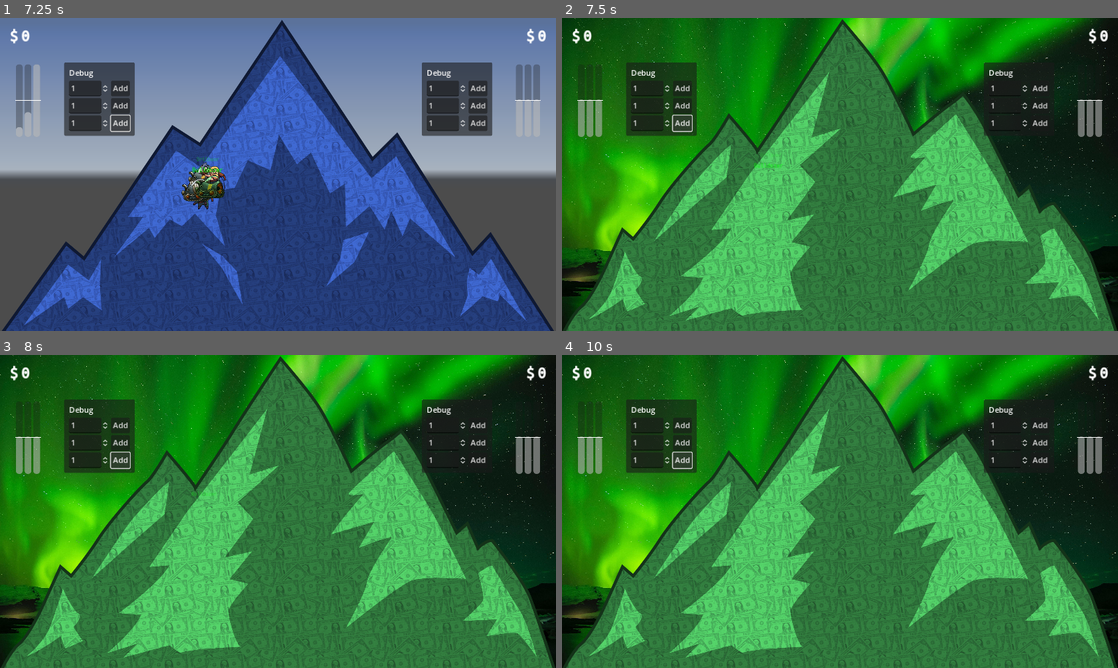
Above: before the commit, frames 1-4 (two rows, left to right).
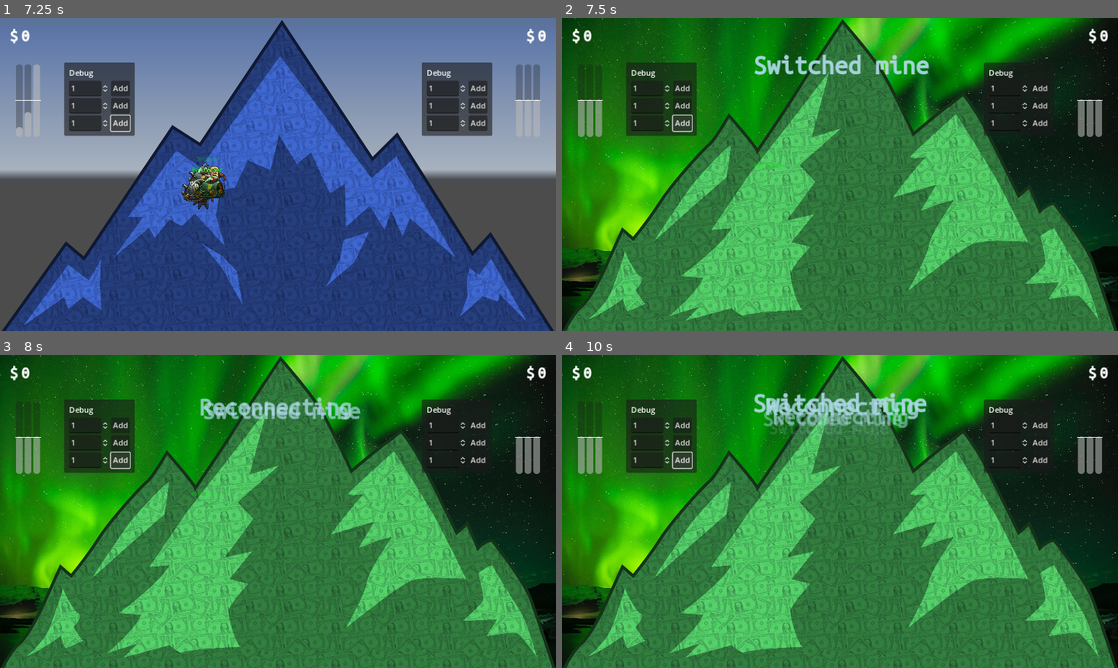
Above: after the commit, the same moments.

Repository: kwint/nfc-card-game
Game: Godot game, scene res://Scenes/Dashboard.tscn
Two runs of this game, one before a commit and one after it. Both use one fixed random seed, a clock stepped at 60 frames per second and the inputs below. A sky picture missing from this copy of the repository is replaced by a grey-blue gradient.
Inputs:
- Up to frame 1 (7.25 s): click "Add" at 0.5 s; click "Add" at 1.25 s; click "Add" at 2 s; click "Add" at 2.75 s; click "Add" at 3.5 s; click "Add" at 4.25 s; click "Add" at 5 s; click "Add" at 5.75 s; click "Add" at 6.5 s
- Up to frame 2 (7.5 s): tap M (next_mine) at 7.35 s
- Up to frame 3 (8 s): tap R (reconnect) at 7.55 s
- Up to frame 4 (10 s): tap R (reconnect) at 8.1, 9.05, 9.6 s; tap M (next_mine) at 8.3, 8.85, 9.8 s

Frame 1 is identical in both runs. In frame 2, 0.9% of the frame differs, in the area x 34-67%, y 11-19%; in frame 3, 1.2%; in frame 4, 2.4%, in the area x 34-66%, y 12-26%.

Commit message:
Render text message when switching mine or reloading

Diff:
--- a/dashboard/Scripts/GameController.gd
+++ b/dashboard/Scripts/GameController.gd
@@ -3,6 +3,9 @@
 # TODO: change to 60*10 on release?
 const FETCH_STATS_INTERVAL: int = 60 * 1;
 const FETCH_STATS_FAIL_RETRY_DELAY: int = 10;
+const FLOWING_LABEL_PREFAB = preload("res://Prefabs/FlowingLabel.tscn");
+const FLOWING_LABEL_TEXT_SCALE: float = 2.5;
+const FLOWING_LABEL_TEXT_COLOR: Color = Color.LIGHT_BLUE;
 
 @onready var stats_http_client = $StatsHttpClient;
 @onready var websocket_client = $WebSocketClient;
@@ -53,6 +56,7 @@
 	# Refresh current mine or cycle to next mine
 	if Input.is_action_just_pressed("reconnect"):
 		self.reconnect();
+		self.render_status("Reconnecting");
 		return;
 	if Input.is_action_just_pressed("next_mine"):
 		self.cycle_mine();
@@ -107,6 +111,7 @@
 func cycle_mine():
 	var next_mine_id = Settings.MINE_IDS[(get_mine_index() + 1) % Settings.MINE_IDS.size()];
 	self.switch_mine(next_mine_id);
+	self.render_status("Switched mine");
 
 
 func get_mine_index() -> int:
@@ -162,3 +167,16 @@
 	for i in range(items.size()):
 		var item = items[i];
 		self.set_miners(team_id, item["miner_type"], item["amount"], item["effective"]);
+
+
+# Render a status message
+func render_status(text: String):
+	var flowing_label = FLOWING_LABEL_PREFAB.instantiate();
+	flowing_label.text = text;
+	flowing_label.color = FLOWING_LABEL_TEXT_COLOR;
+	flowing_label.text_scale = FLOWING_LABEL_TEXT_SCALE;
+	flowing_label.direction = Vector2.DOWN;
+	self.add_child(flowing_label);
+
+	var viewport = self.get_viewport().get_visible_rect();
+	flowing_label.position = viewport.position + viewport.size * Vector2(0.5, 0.1);
